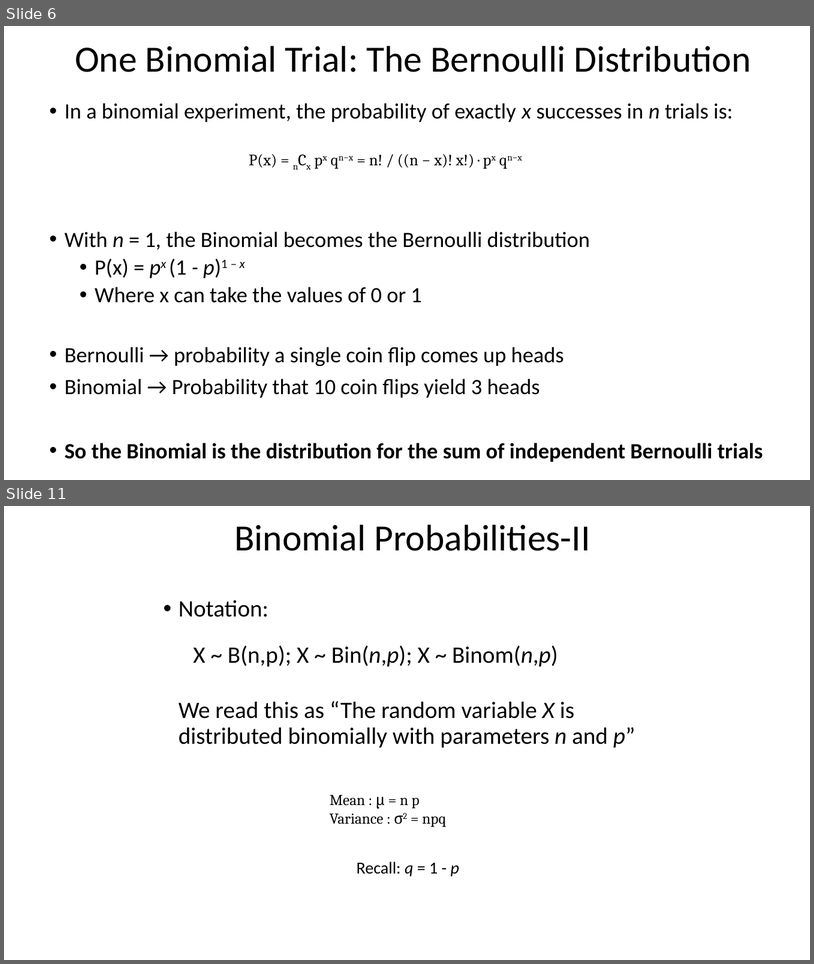
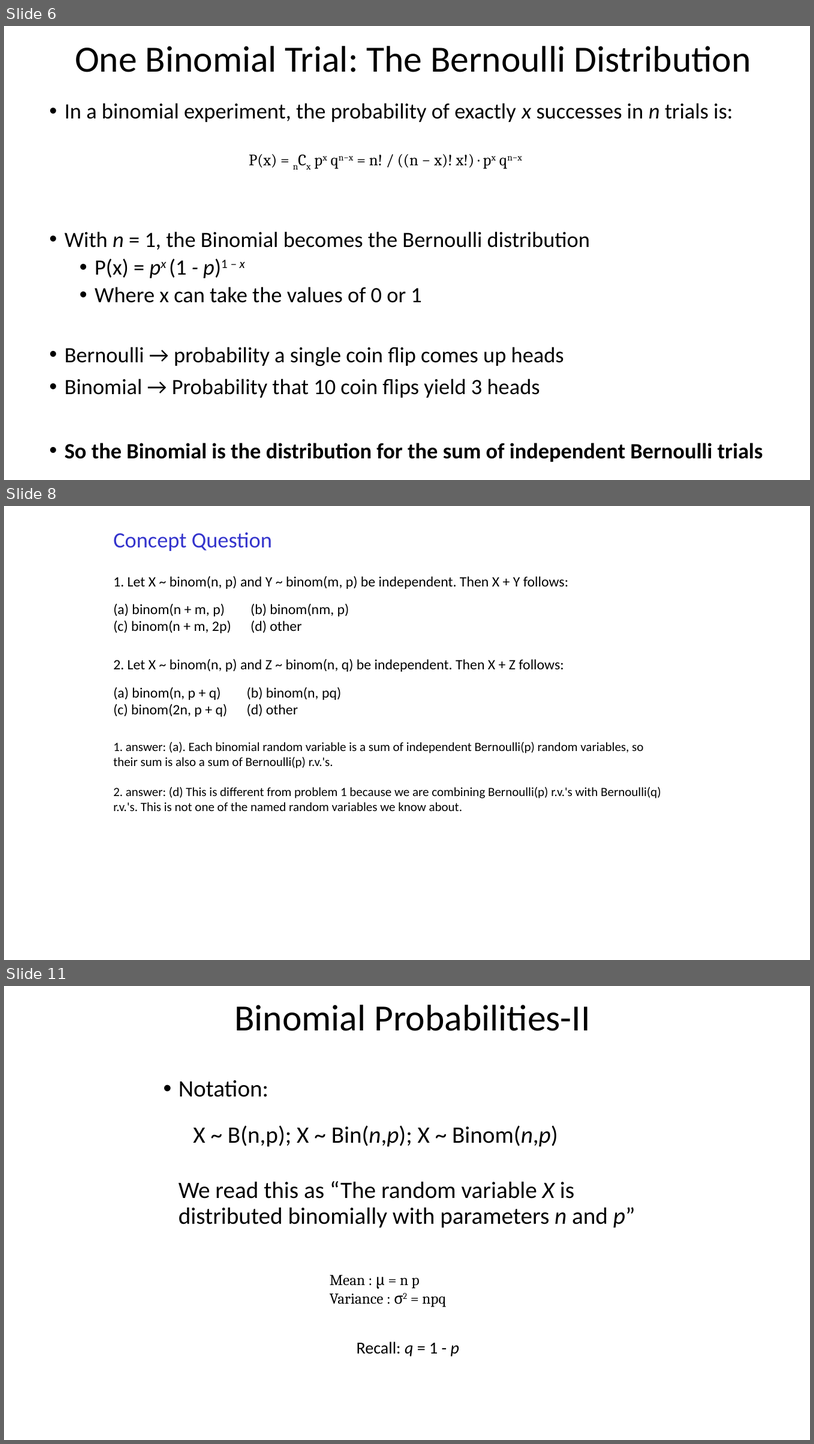
Before and after one commit to taaltree/FW536, a slide deck: Day1_Probability/FW536_Day1_Afternoon Distributions I_accessible.pptx. Shown one above the other, each under a label of ours: slides 6 and 11 before the commit, slides 6, 8 and 11 after it; the slides between them are not shown. The pictures are 814x964 and 814x1444 pixels, drawn with LibreOffice and Linux fonts; fonts in the diff are those of the drawing. Boxes give left, top, right and bottom in pixels: in the first picture for what was removed or moved away, otherwise in the second. Text is boxed around its words. In the diff, an @@ line names an element or a change of style, - is before the commit and + after.

```diff
--- a/Day1_Probability/FW536_Day1_Afternoon Distributions I_accessible.pptx
+++ b/Day1_Probability/FW536_Day1_Afternoon Distributions I_accessible.pptx
@@ slide 8 added at (x1=4, y1=506, x2=810, y2=960), background #FFFFFF @@
@@ text added at (x1=113, y1=532, x2=272, y2=551), 26 pt, text #3333CC @@
+Concept Question
@@ text added at (x1=113, y1=576, x2=569, y2=589), 17 pt, text #000000 @@
+1. Let X ~ binom(n, p) and Y ~ binom(m, p) be independent. Then X + Y follows:
@@ text added at (x1=113, y1=603, x2=302, y2=633), 17 pt, text #000000 @@
+(a) binom(n + m, p) (b) binom(nm, p)
+(c) binom(n + m, 2p) (d) other
@@ text added at (x1=113, y1=658, x2=564, y2=672), 17 pt, text #000000 @@
+2. Let X ~ binom(n, p) and Z ~ binom(n, q) be independent. Then X + Z follows:
@@ text added at (x1=113, y1=687, x2=341, y2=717), 17 pt, text #000000 @@
+(a) binom(n, p + q) (b) binom(n, pq)
+(c) binom(2n, p + q) (d) other
@@ text added at (x1=113, y1=742, x2=644, y2=768), 15 pt, text #000000 @@
+1. answer: (a). Each binomial random variable is a sum of independent Bernoulli(p) random variables, so their sum is also a sum of Bernoulli(p) r.v.'s.
@@ text added at (x1=113, y1=787, x2=661, y2=811), 15 pt, text #000000 @@
+2. answer: (d) This is different from problem 1 because we are combining Bernoulli(p) r.v.'s with Bernoulli(q) r.v.'s. This is not one of the named random variables we know about.
```
Also in this commit, not shown: 2 slides changed, 2 other slides added, 3 slides removed, 1 other file.
